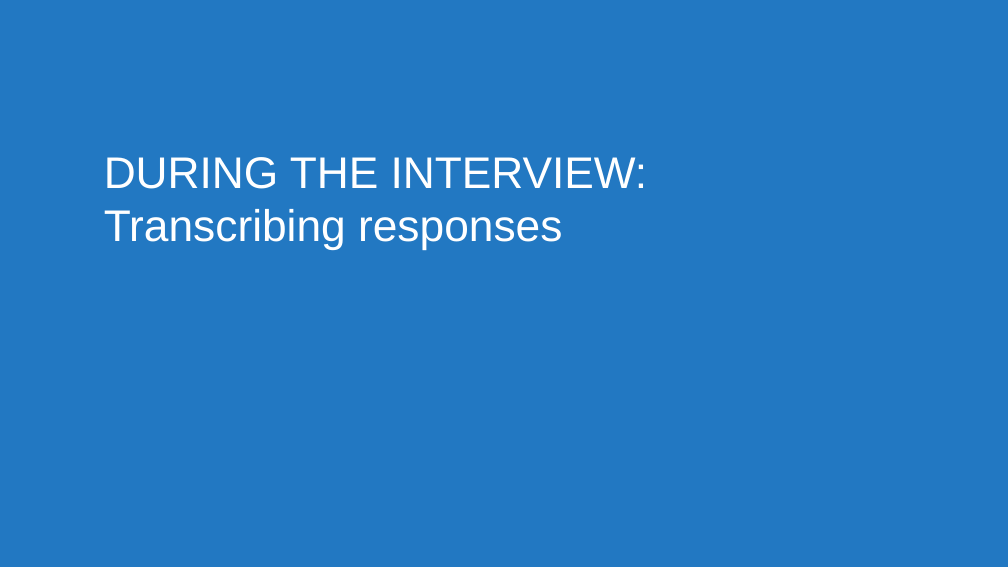
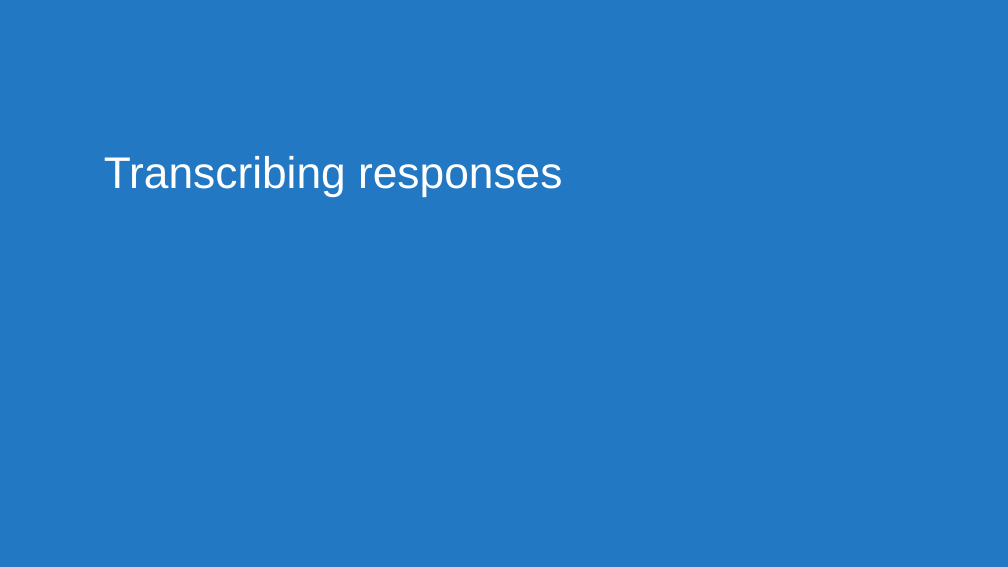
Before and after one commit to usds/SME-QA-Website, a slide deck: slide 10 of toolkit/phone-assessment-interviews/phone-interview-training-presentation.pptx (slide 12 before the commit). Drawn at 1008x567 pixels with LibreOffice and Linux fonts; fonts in the diff are those of the drawing. Boxes give left, top, right and bottom in pixels: in the first picture for what was removed or moved away, otherwise in the second. Text is boxed around its words. In the diff, an @@ line names an element or a change of style, - is before the commit and + after.

```diff
--- a/toolkit/phone-assessment-interviews/phone-interview-training-presentation.pptx
+++ b/toolkit/phone-assessment-interviews/phone-interview-training-presentation.pptx
@@ title at [104,156,562,196]: text changed @@
-DURING THE INTERVIEW:
-Transcribing responses
+Transcribing responses
```
Also in this commit, not shown: 12 other slides changed, 4 slides added, 6 slides removed, 3 other files.
